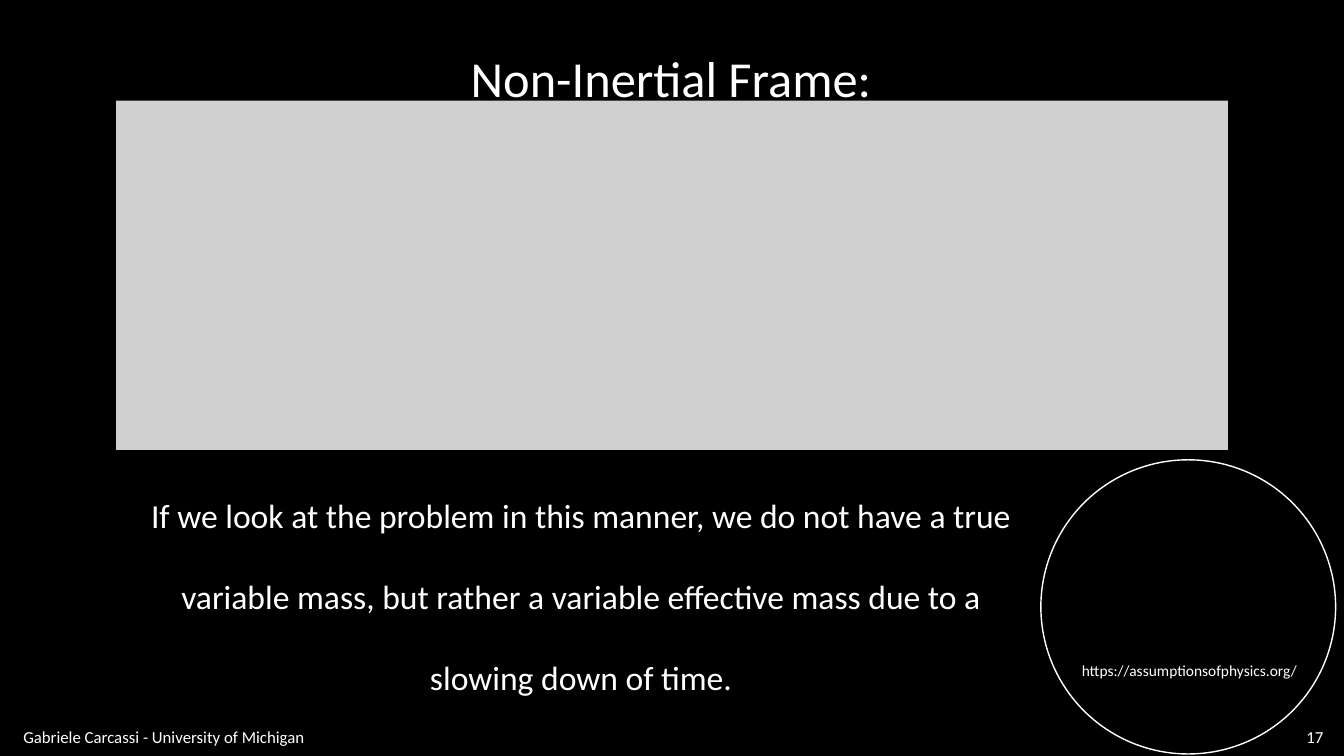
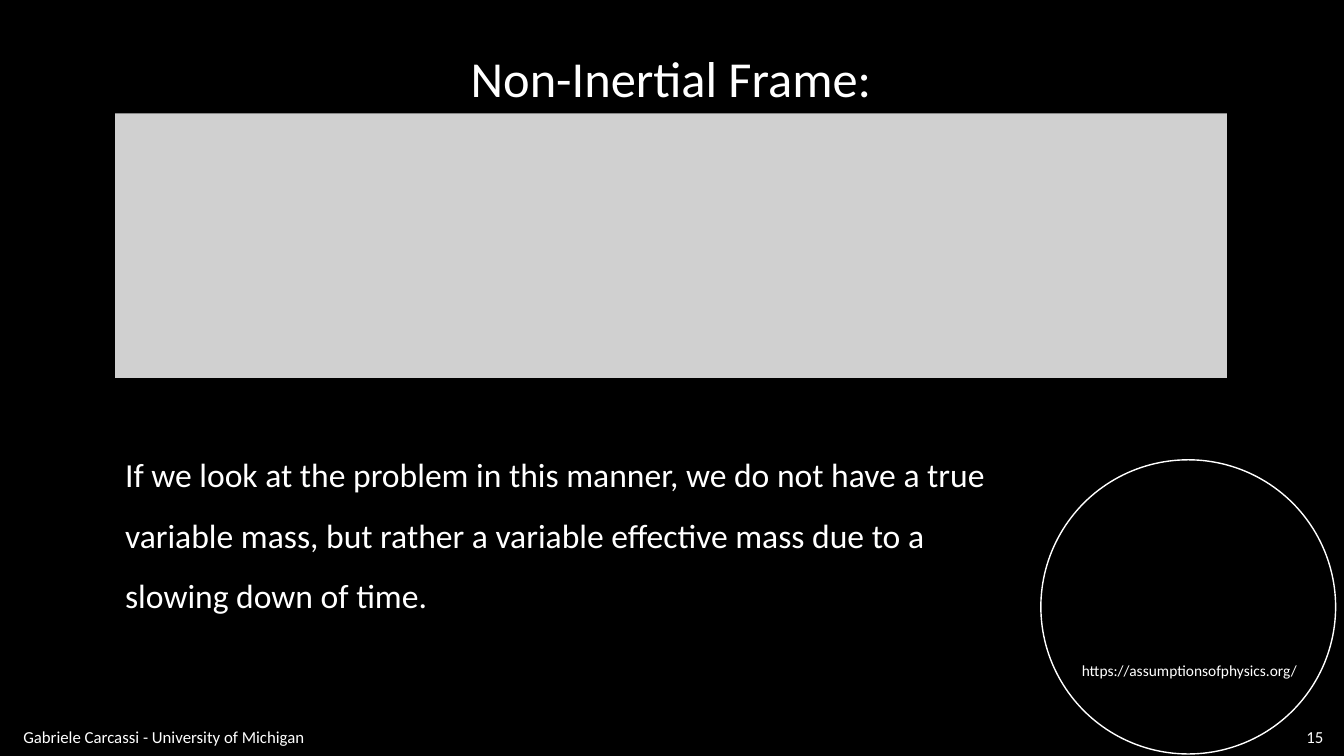
Before and after one commit to assumptionsofphysics/slides, a slide deck: slide 15 of BookCompanions-v2/RP-Class-2.pptx (slide 17 before the commit). Drawn at 1344x756 pixels with LibreOffice and Linux fonts; fonts in the diff are those of the drawing; grey boxes stand for pictures; background and template pictures are left out. Boxes give left, top, right and bottom in pixels: in the first picture for what was removed or moved away, otherwise in the second. Text is boxed around its words. In the diff, an @@ line names an element or a change of style, - is before the commit and + after.

```diff
--- a/BookCompanions-v2/RP-Class-2.pptx
+++ b/BookCompanions-v2/RP-Class-2.pptx
@@ picture: place and size @@
-picture at (116,101,1228,451)
+picture at (115,114,1227,378)
@@ text "If we look at the ...": place and size @@
-text "If we look at the ..." at (151,504,1010,696)
+text "If we look at the ..." at (125,463,984,614)
@@ text "If we look at the ..." at (125,463,984,614): alignment centre to left; line spacing 2 to 1.5 @@
@@ page number at (1306,732,1323,743): text changed @@
-17
+15
```
Also in this commit, not shown: 9 other slides changed, 3 slides removed, 1 other file.
